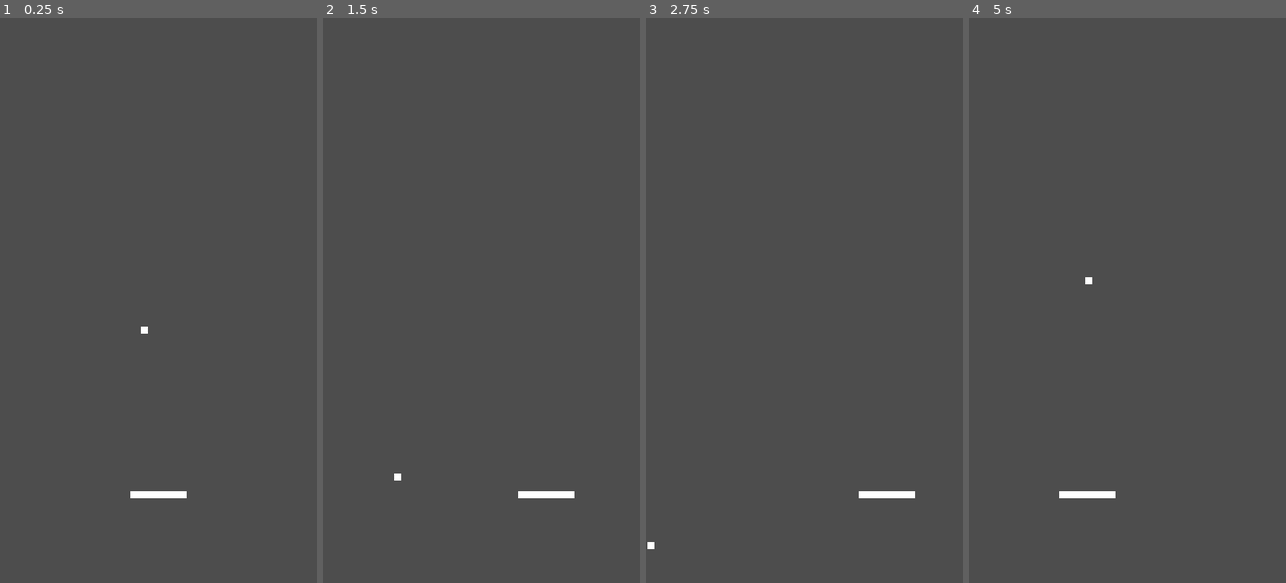
Above: before the commit, frames 1-4 (left to right).
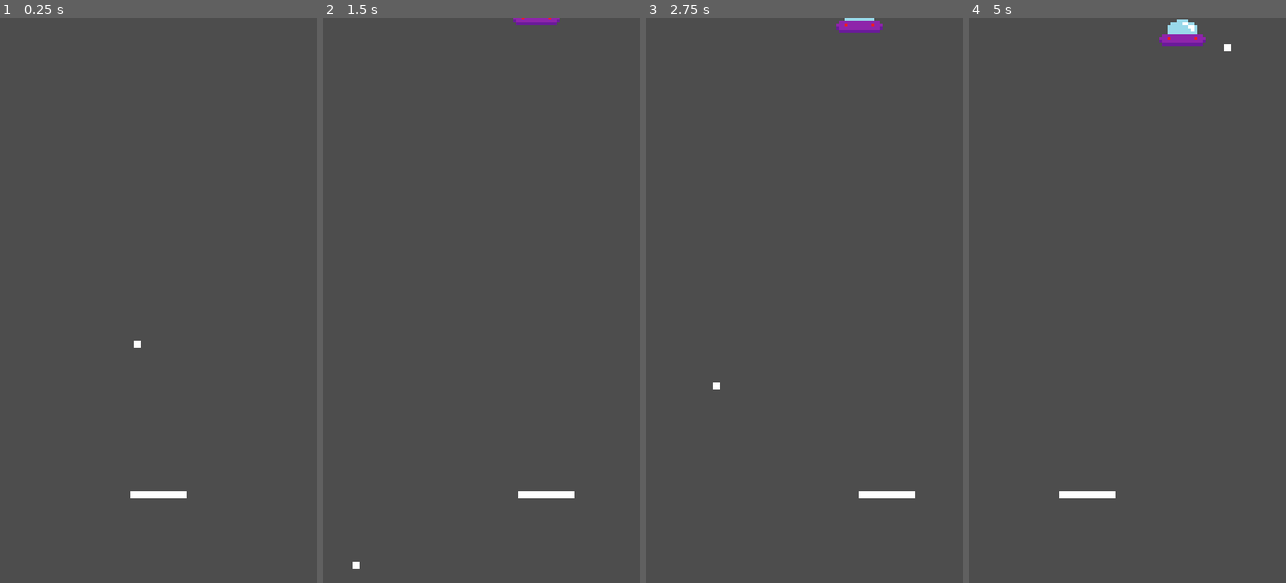
Above: after the commit, the same moments.

Repository: hoalex21/PongShot
Game: Godot game, scene res://game.tscn
Same seed, same stepped clock (60 frames per second), same inputs: the game is played once before the commit and once after it.
Inputs:
- Up to frame 1 (0.25 s): no input
- Up to frame 2 (1.5 s): hold Right (move_right) 0.53-1.28 s; hold Left (move_left) from 1.28 s (still down)
- Up to frame 3 (2.75 s): release Left (move_left) at 2.03 s; hold Right (move_right) from 2.03 s (still down)
- Up to frame 4 (5 s): release Right (move_right) at 3.53 s; hold Left (move_left) from 3.53 s (still down)

The runs differ from the first frame. In frame 1, less than 0.1% of the frame differs, in the area x 42-47%, y 54-59%; in frame 2, 0.2%; in frame 3, 0.4%; in frame 4, 0.6%, in the area x 36-83%, y 0-48%.

Commit message:
add ufo mob

Diff:
--- a/ball.gd
+++ b/ball.gd
@@ -1,9 +1,10 @@
 extends Area2D
 
-@export var speed = 400
+@export var speed = 600
 var screen_size
 var rng = RandomNumberGenerator.new()
 var direction
+
 
 # Called when the node enters the scene tree for the first time.
 func _ready():
--- a/game.gd
+++ b/game.gd
@@ -1,10 +1,14 @@
 extends Node
 
-const MAX_BOUNCE_ANGLE = PI / 4
+const MAX_BOUNCE_ANGLE = PI / 6
+
+@export var ufo_mob : PackedScene
+
 
 # Called when the node enters the scene tree for the first time.
 func _ready():
 	set_process(true)
+	spawn_mob(ufo_mob)
 
 
 # Called every frame. 'delta' is the elapsed time since the previous frame.
@@ -27,3 +31,10 @@
 		print(relative_intersection)
 
 		get_node(node_path).hit_paddle(x)
+
+
+func spawn_mob(mob_scene):
+	var mob = mob_scene.instantiate()
+	var mob_position = Vector2(randf_range(mob.min_x, mob.max_x), mob.initial_y)
+	mob.set_position(mob_position)
+	add_child(mob)
--- a/game.tscn
+++ b/game.tscn
@@ -1,11 +1,13 @@
-[gd_scene load_steps=4 format=3 uid="uid://dcbn3mtn1xj24"]
+[gd_scene load_steps=5 format=3 uid="uid://dcbn3mtn1xj24"]
 
 [ext_resource type="PackedScene" uid="uid://b2frdvdw4rkgy" path="res://player.tscn" id="1_rpub5"]
 [ext_resource type="Script" path="res://game.gd" id="1_wn8d3"]
 [ext_resource type="PackedScene" uid="uid://bovy15vutc4av" path="res://ball.tscn" id="2_3o8db"]
+[ext_resource type="PackedScene" uid="uid://c7oj4ov2f8aad" path="res://ufo.tscn" id="2_w1tm4"]
 
 [node name="Game" type="Node"]
 script = ExtResource("1_wn8d3")
+ufo_mob = ExtResource("2_w1tm4")
 
 [node name="Player" parent="." instance=ExtResource("1_rpub5")]
 position = Vector2(540, 1680)
--- /dev/null
+++ b/mob.gd
@@ -0,0 +1,20 @@
+extends Node2D
+
+class_name Mob
+
+@export var speed = 20
+@export var min_x = 0
+@export var max_x = 1080
+@export var initial_y = 0
+var screen_size
+
+
+# Called when the node enters the scene tree for the first time.
+func _ready():
+	screen_size = get_viewport_rect().size
+
+
+# Called every frame. 'delta' is the elapsed time since the previous frame.
+func _process(delta):
+	var y = speed * delta
+	set_position(Vector2(get_position().x, get_position().y + y))
--- /dev/null
+++ b/mob.tscn
@@ -0,0 +1,7 @@
+[gd_scene load_steps=2 format=3 uid="uid://cvlvk1cc8u77f"]
+
+[ext_resource type="Script" path="res://mob.gd" id="1_n07uu"]
+
+[node name="Mob" type="Node2D"]
+script = ExtResource("1_n07uu")
+metadata/_edit_group_ = true
--- a/player.gd
+++ b/player.gd
@@ -4,6 +4,7 @@
 
 @export var speed = 400
 var screen_size
+
 
 # Called when the node enters the scene tree for the first time.
 func _ready():
--- /dev/null
+++ b/ufo.gd
@@ -0,0 +1 @@
+extends Mob
--- /dev/null
+++ b/ufo.tscn
@@ -0,0 +1,19 @@
+[gd_scene load_steps=4 format=3 uid="uid://c7oj4ov2f8aad"]
+
+[ext_resource type="Script" path="res://ufo.gd" id="1_5blgm"]
+[ext_resource type="Texture2D" uid="uid://ca0ac2ccr0jk0" path="res://art/ufo.png" id="1_c47pq"]
+
+[sub_resource type="RectangleShape2D" id="RectangleShape2D_s5aq3"]
+size = Vector2(16, 10)
+
+[node name="ufo" type="Area2D"]
+position = Vector2(2.08165e-12, 2.08165e-12)
+scale = Vector2(10, 10)
+script = ExtResource("1_5blgm")
+initial_y = -50
+
+[node name="CollisionShape2D" type="CollisionShape2D" parent="."]
+shape = SubResource("RectangleShape2D_s5aq3")
+
+[node name="Sprite2D" type="Sprite2D" parent="."]
+texture = ExtResource("1_c47pq")
Binary file added: art/ufo.png
Not shown, added: art/ufo.png.import
